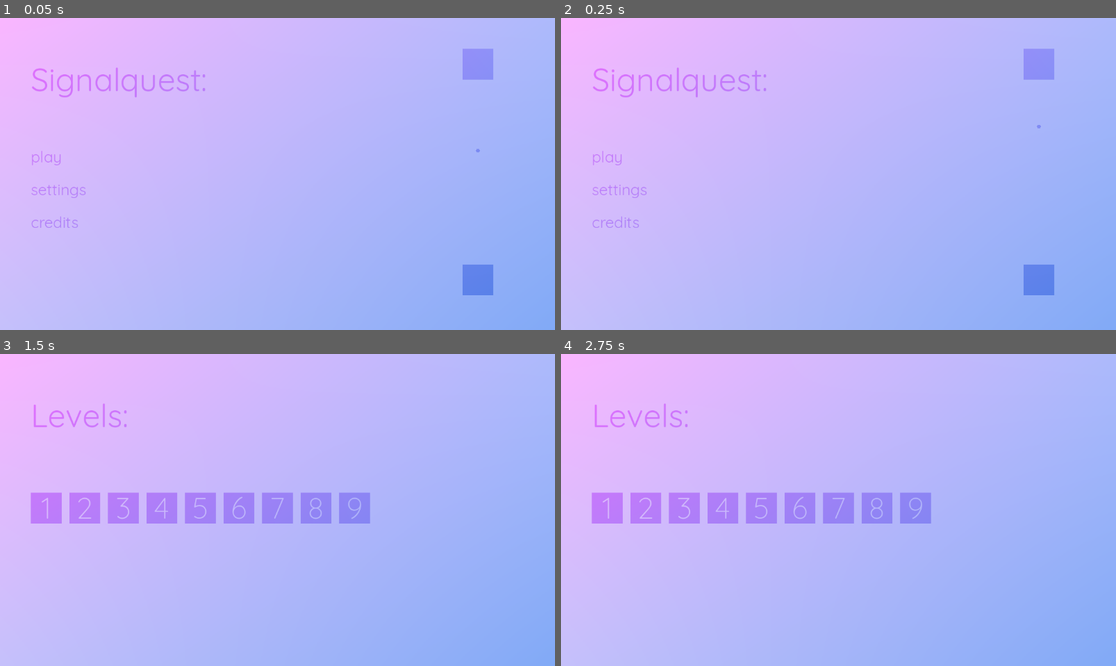
Above: before the commit, frames 1-4 (two rows, left to right).
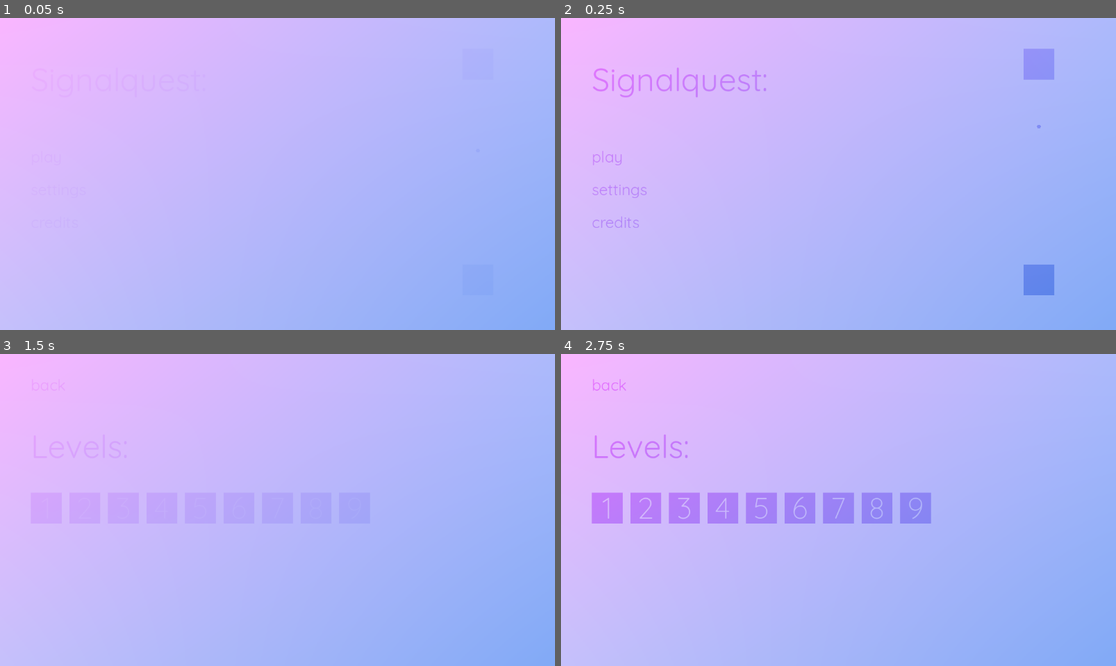
Above: after the commit, the same moments.

Repository: Username4D/signal_quest
Game: Godot game, scene res://scenes/main_menu.tscn
Two runs of this game, one before a commit and one after it. Both use one fixed random seed, a clock stepped at 60 frames per second and the inputs below.
Inputs (mouse positions are in pixels of both pictures, inside the frame that each line leads up to):
- Up to frame 1 (0.05 s): no input
- Up to frame 2 (0.25 s): no input
- Up to frame 3 (1.5 s): click "play" at 0.5 s; click (138, 385) at 1.25 s, where only the run after the commit has a clickable "back"
- Up to frame 4 (2.75 s): click (699, 491) at 2 s, where only the run after the commit has a clickable "play"

The runs differ from the first frame. In frame 1, 1.9% of the frame differs, in the area x 5-89%, y 9-89%; in frame 2, less than 0.1%; in frame 3, 4.8%, in the area x 5-67%, y 15-55%; in frame 4, 0.6%.

Commit message:
small qol improvements and bugfixes

Diff:
--- a/scenes/level_menu.tscn
+++ b/scenes/level_menu.tscn
@@ -25,6 +25,27 @@
 font = SubResource("FontVariation_wu84c")
 font_size = 66
 
+[sub_resource type="ShaderMaterial" id="ShaderMaterial_teein"]
+shader = ExtResource("1_rj3wb")
+shader_parameter/background = false
+
+[sub_resource type="FontVariation" id="FontVariation_k08aj"]
+base_font = ExtResource("2_jqwib")
+variation_opentype = {
+2003265652: 400
+}
+
+[sub_resource type="StyleBoxEmpty" id="StyleBoxEmpty_2go0k"]
+
+[sub_resource type="StyleBoxFlat" id="StyleBoxFlat_qdp46"]
+bg_color = Color(1, 1, 1, 0.0627451)
+
+[sub_resource type="StyleBoxEmpty" id="StyleBoxEmpty_u0fjm"]
+
+[sub_resource type="StyleBoxEmpty" id="StyleBoxEmpty_6flmm"]
+
+[sub_resource type="StyleBoxEmpty" id="StyleBoxEmpty_wxgv2"]
+
 [node name="level_menu" type="Node2D"]
 script = ExtResource("1_7obll")
 
@@ -35,14 +56,13 @@
 mesh = SubResource("QuadMesh_teein")
 
 [node name="content" type="Node2D" parent="."]
-modulate = Color(1, 1, 1, 0)
 
 [node name="Label" type="Label" parent="content"]
 material = SubResource("ShaderMaterial_k08aj")
 offset_left = 64.0
-offset_top = 64.0
+offset_top = 128.0
 offset_right = 896.0
-offset_bottom = 192.0
+offset_bottom = 256.0
 text = "Levels:"
 label_settings = SubResource("LabelSettings_2go0k")
 vertical_alignment = 1
@@ -80,3 +100,22 @@
 
 [node name="9" parent="content/level_button_lines" instance=ExtResource("4_teein")]
 layout_mode = 2
+
+[node name="credits_back" type="Button" parent="content"]
+material = SubResource("ShaderMaterial_teein")
+custom_minimum_size = Vector2(0, 64)
+offset_left = 64.0
+offset_top = 32.0
+offset_right = 512.0
+offset_bottom = 96.0
+theme_override_fonts/font = SubResource("FontVariation_k08aj")
+theme_override_font_sizes/font_size = 32
+theme_override_styles/normal = SubResource("StyleBoxEmpty_2go0k")
+theme_override_styles/pressed = SubResource("StyleBoxFlat_qdp46")
+theme_override_styles/hover = SubResource("StyleBoxEmpty_u0fjm")
+theme_override_styles/disabled = SubResource("StyleBoxEmpty_6flmm")
+theme_override_styles/focus = SubResource("StyleBoxEmpty_wxgv2")
+text = "back"
+alignment = 0
+
+[connection signal="pressed" from="content/credits_back" to="." method="_on_credits_back_pressed"]
--- a/scenes/main_menu.tscn
+++ b/scenes/main_menu.tscn
@@ -62,8 +62,8 @@
 
 [node name="MeshInstance2D" type="MeshInstance2D" parent="."]
 material = SubResource("ShaderMaterial_bqqt6")
-position = Vector2(1088.0001, 320)
-scale = Vector2(2495.9998, 666.947)
+position = Vector2(400.00006, 320)
+scale = Vector2(3872, 666.947)
 mesh = SubResource("QuadMesh_wu84c")
 
 [node name="Label" type="Label" parent="."]
@@ -124,10 +124,6 @@
 text = "credits"
 alignment = 0
 
-[node name="signal" parent="." instance=ExtResource("4_8ln24")]
-position = Vector2(992, 288)
-rotation_virtual = -90
-
 [node name="wall" parent="." instance=ExtResource("5_rtw2f")]
 position = Vector2(992, 96)
 
@@ -209,6 +205,12 @@
 label_settings = SubResource("LabelSettings_rtw2f")
 autowrap_mode = 2
 
+[node name="signal" type="Node2D" parent="."]
+
+[node name="signal" parent="signal" instance=ExtResource("4_8ln24")]
+position = Vector2(992, 288)
+rotation_virtual = -90
+
 [connection signal="pressed" from="buttons/play" to="." method="_on_play_pressed"]
 [connection signal="pressed" from="buttons/credits" to="." method="_on_credits_pressed"]
 [connection signal="pressed" from="credits_back" to="." method="_on_credits_back_pressed"]
--- a/scripts/audio_handler.gd
+++ b/scripts/audio_handler.gd
@@ -8,7 +8,7 @@
 	if audio == "start":
 		stream.volume_db -= 16
 	host.add_child.call_deferred(stream)
-
+	await get_tree().process_frame
 	stream.playing = true
 	await stream.finished
 	stream.queue_free()
--- a/scripts/level_menu.gd
+++ b/scripts/level_menu.gd
@@ -1,6 +1,7 @@
 extends Node2D
 
 func _ready() -> void:
+	$content.modulate.a = 0
 	for i in $content/level_button_lines.get_children():
 		i.get_node("Label").text = i.name
 	var timer = get_tree().create_timer(0.25)
@@ -8,3 +9,12 @@
 		$content.modulate.a = 1 - 4 * timer.time_left
 		await get_tree().process_frame
 	$content.modulate.a = 1
+
+func _on_credits_back_pressed() -> void:
+	var timer = get_tree().create_timer(0.25)
+	while timer.time_left != 0:
+		$content.modulate.a = 4 * timer.time_left
+		await get_tree().process_frame
+	$content.modulate.a = 0
+	self.get_parent().add_child(load("res://scenes/main_menu.tscn").instantiate())
+	self.queue_free()
--- a/scripts/main_menu.gd
+++ b/scripts/main_menu.gd
@@ -14,6 +14,7 @@
 		RenderingServer.global_shader_parameter_set(ident[i], scheme[i])
 	for i in range(0,4):
 		RenderingServer.global_shader_parameter_set(ident[i] + "bg", schemebg[i])
+	transition_in()
 
 func _on_play_pressed() -> void:
 	await transition()
@@ -39,3 +40,16 @@
 		await get_tree().process_frame
 		print(timer.time_left)
 	return
+
+func transition_in():
+	var timer = get_tree().create_timer(0.25)
+
+	while timer.time_left != 0:
+		$buttons.modulate.a =1 - 4 * timer.time_left
+		$signal.modulate.a = 1- 4 * timer.time_left
+		$wall.modulate.a =1- 4 * timer.time_left
+		$wall2.modulate.a  =1- 4 * timer.time_left
+		$Label.modulate.a  = 1-4 * timer.time_left
+		await get_tree().process_frame
+		print(timer.time_left)
+	return
Not shown: 1 places in scenes/level_menu.tscn that only renumber resources
